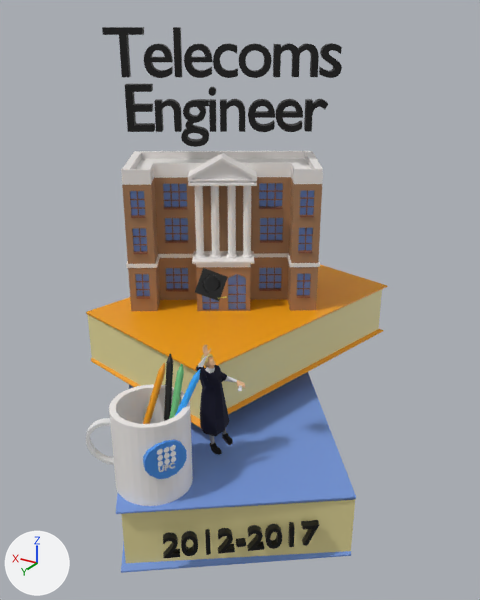
Two versions of the glTF model models/uni.glb, one commit apart.
Rendered twice from a camera (50 mm lens) standing at (-27.3, 45.3, 31.7) and looking at (5.6, -9.5, 4.3). Lighting does not change. The marker at lower left points along +X, +Y and +Z. Where no turn or scale is listed for an object, it has been applied to the vertices.
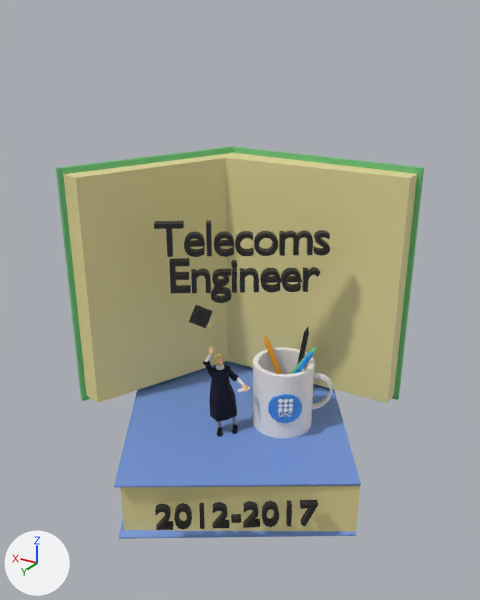
What differs and where, as boxes [x1, y1, x2, y2] in the pictures (480 x 600 px):
'Cube', added (beige)
    after: [56, 146, 424, 403]
'Cube.001', moved, turned, rescaled
    before: [116, 372, 356, 573]
    after: [114, 361, 361, 539]
'Cube.016', deleted
    before: [121, 151, 323, 311]
'Cube.035', deleted (orange)
    before: [86, 265, 388, 428]
'Text', moved, turned, rescaled
    before: [102, 27, 342, 147]
    after: [154, 221, 330, 303]
'Cylinder.003', moved, turned, rescaled
    before: [109, 384, 193, 506]
    after: [253, 347, 315, 438]
'Text.010', moved, turned
    before: [163, 520, 319, 558]
    after: [155, 500, 318, 530]
'male.001_Circle.003', moved, turned, rescaled
    before: [196, 345, 245, 455]
    after: [203, 345, 248, 437]
'Cube.015', moved, turned, rescaled
    before: [86, 418, 114, 465]
    after: [312, 373, 333, 409]

Patch to the scene script:
```diff
--- a/models/uni.glb.py
+++ b/models/uni.glb.py
@@ me_cube @@
+me_cube.from_pydata(...)  # 28 vertices, 52 faces; spans x -10.2..18.3, y -1.6..16.0, z -12.1..12.1
+# faces by material slot: [22, 30]
+me_cube.materials.append(mat_material_087)  # beige #e7dc9c
+me_cube.materials.append(mat_material_096)  # green #6bbf78
@@ ob_cube_015 @@
 ob_cube_015 = bpy.data.objects.new('Cube.015', me_cube_058)
-ob_cube_015.location = (8.8, 9.7, -2.8)
-ob_cube_015.rotation_euler = (-1.571, 0.791, 0.638)  # degrees (-90, 45, 37)
-ob_cube_015.scale = (0.151, 1.07, 0.338)
+ob_cube_015.location = (-6.0, -6.0, -1.3)
+ob_cube_015.rotation_euler = (1.571, 2.351, 0.388)  # degrees (90, 135, 22)
+ob_cube_015.scale = (0.125, 0.886, 0.281)
@@ ob_cube_016 @@
-ob_cube_016 = bpy.data.objects.new('Cube.016', me_cube_023)
-ob_cube_016.location = (12.9, -18.0, 3.9)
@@ ob_cube_035 @@
-ob_cube_035 = bpy.data.objects.new('Cube.035', me_cube_053)
-ob_cube_035.location = (9.4, -16.7, -2.0)
@@ ob_cylinder_003 @@
 ob_cylinder_003 = bpy.data.objects.new('Cylinder.003', me_cylinder_002)
-ob_cylinder_003.location = (4.9, 6.8, -3.4)
-ob_cylinder_003.rotation_euler = (0.0, 0.0, 0.553)  # degrees (0, 0, 32)
-ob_cylinder_003.scale = (3.5, 3.5, 3.5)
+ob_cylinder_003.location = (-2.3, -4.5, -1.7)
+ob_cylinder_003.rotation_euler = (0.0, 0.0, 0.114)  # degrees (0, 0, 6.5)
+ob_cylinder_003.scale = (2.9, 2.9, 2.9)
@@ ob_male_001_circle_003 @@
 ob_male_001_circle_003 = bpy.data.objects.new('male.001_Circle.003', me_male_001_circle_003)
-ob_male_001_circle_003.location = (1.8, 1.3, -5.8)
-ob_male_001_circle_003.rotation_euler = (1.571, 0.0, -1.67)  # degrees (90, 0, -96)
-ob_male_001_circle_003.scale = (2.8, 2.8, 2.8)
+ob_male_001_circle_003.location = (1.9, -0.3, -5.1)
+ob_male_001_circle_003.rotation_euler = (1.571, 0.0, -2.338)  # degrees (90, 0, -134)
+ob_male_001_circle_003.scale = (2.32, 2.32, 2.32)
@@ ob_text_010 @@
 ob_text_010 = bpy.data.objects.new('Text.010', me_text_022)
-ob_text_010.location = (1.7, 10.2, -12.0)
-ob_text_010.rotation_euler = (1.571, 0.0, -2.481)  # degrees (90, 0, -142)
+ob_text_010.location = (2.0, 10.6, -8.7)
+ob_text_010.rotation_euler = (1.571, 0.0, -2.561)  # degrees (90, 0, -147)
 ob_text_010.scale = (3.21, 3.21, 3.21)
@@ ob_cube_001 @@
 ob_cube_001 = bpy.data.objects.new('Cube.001', me_cube_001)
-ob_cube_001.location = (6.6, -7.7, -10.9)
-ob_cube_001.rotation_euler = (0.0, 0.0, 0.637)  # degrees (0, 0, 36)
-ob_cube_001.scale = (10.1, 16.1, 2.96)
+ob_cube_001.location = (5.3, -8.2, -8.0)
+ob_cube_001.rotation_euler = (0.0, 0.0, 0.557)  # degrees (0, 0, 32)
+ob_cube_001.scale = (10.1, 16.1, 2.5)
@@ ob_text @@
 ob_text = bpy.data.objects.new('Text', me_text)
-ob_text.location = (12.1, -17.2, 25.7)
-ob_text.rotation_euler = (1.571, 0.0, -2.592)  # degrees (90, 0, -149)
-ob_text.scale = (6.97, 6.97, 6.97)
+ob_text.location = (2.4, -4.9, 11.3)
+ob_text.rotation_euler = (1.571, 0.0, -2.567)  # degrees (90, 0, -147)
+ob_text.scale = (4.53, 4.53, 4.53)
@@ ob_cube @@
+ob_cube = bpy.data.objects.new('Cube', me_cube)
+ob_cube.location = (-0.5, -13.2, 6.9)
```
